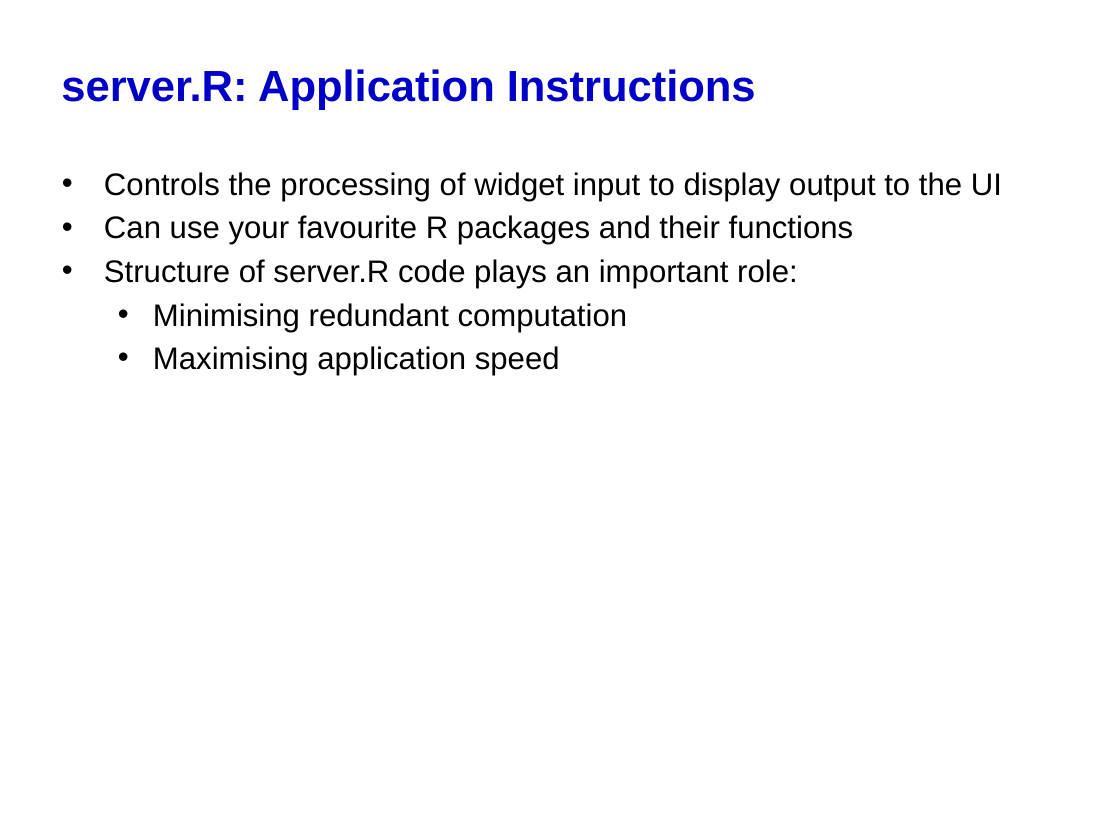
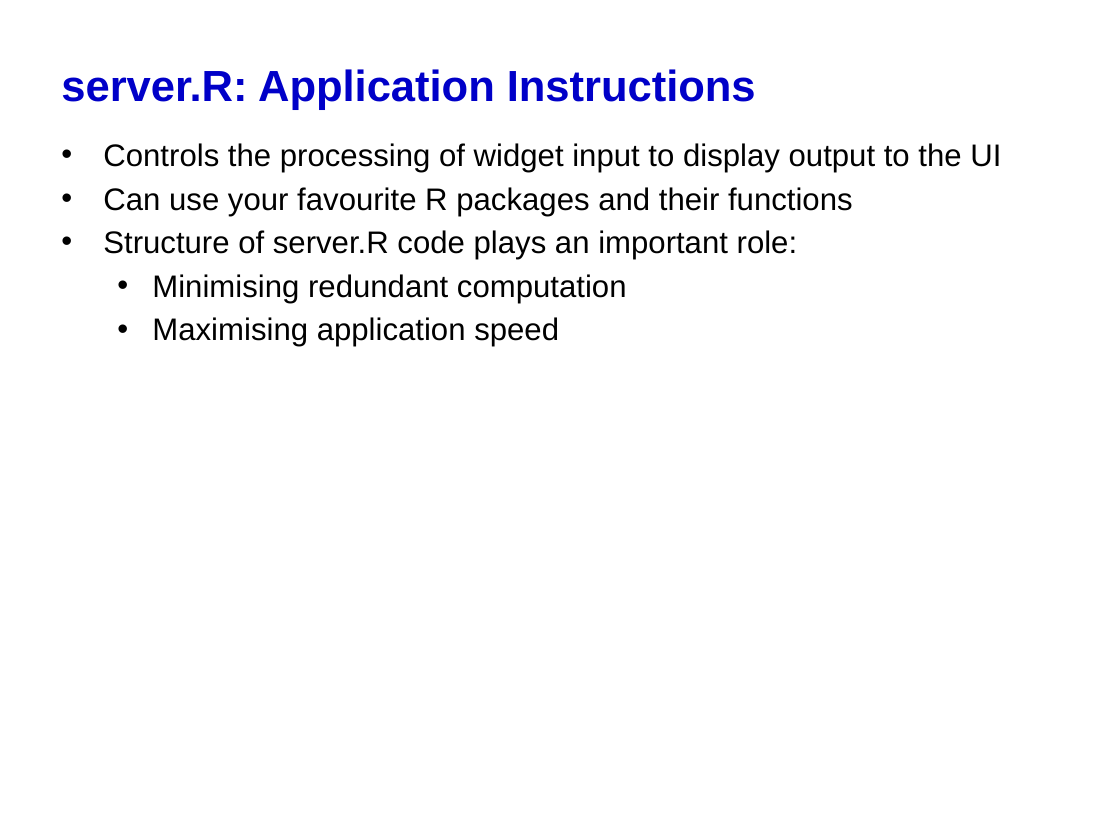
Before and after one commit to jhhughes256/shiny-paganz, a slide deck: slide 11 of man_slides_theory.pptx (slide 12 before the commit). Drawn at 1120x840 pixels with LibreOffice and Linux fonts; fonts in the diff are those of the drawing; background and template pictures are left out. Boxes give left, top, right and bottom in pixels: in the first picture for what was removed or moved away, otherwise in the second. Text is boxed around its words. In the diff, an @@ line names an element or a change of style, - is before the commit and + after.

Commit message:
Updated theory slides and renamed applications for theory session

```diff
--- a/man_slides_theory.pptx
+++ b/man_slides_theory.pptx
@@ text "Controls the processing of widget ...": place and size @@
-text "Controls the processing of widget ..." at <box>104,172,1002,375</box>
+text "Controls the processing of widget ..." at <box>103,143,1001,347</box>
```
Also in this commit, not shown: 5 other slides changed, 2 slides added, 2 slides removed, 3 other files.
